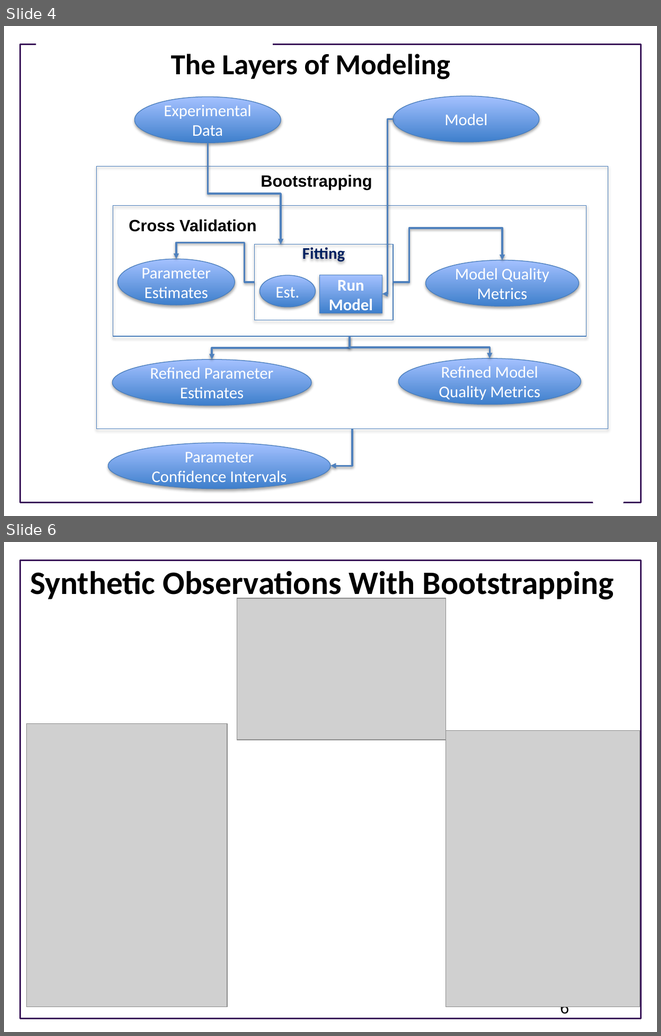
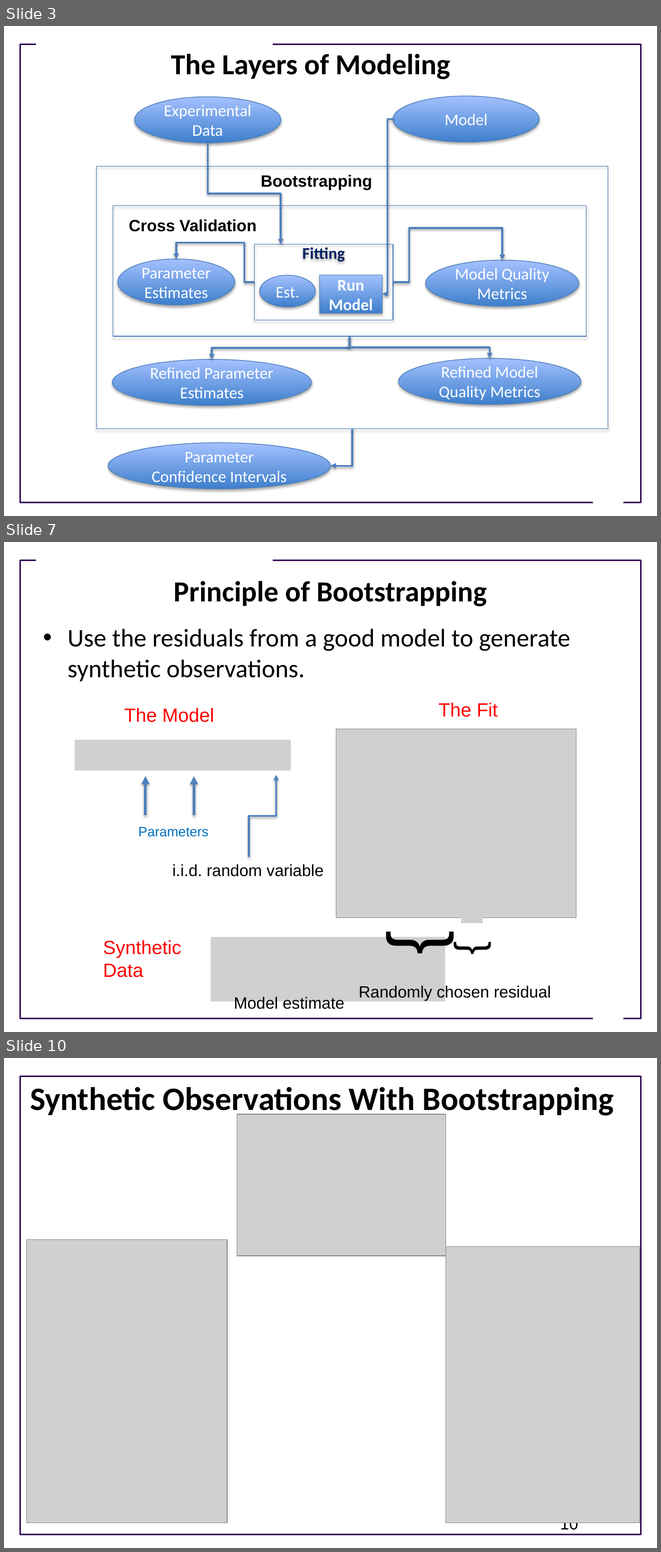
Before and after one commit to ModelEngineering/advancing-biomedical-models, a slide deck: lectures/lecture_11/Lecture_11_Parameter_Confidence_Intervals_With_Bootstrapping.pptx. Shown one above the other, each under a label of ours: slides 4 and 6 before the commit, slides 3, 7 and 10 after it; the slides between them are not shown. The pictures are 661x1036 and 661x1552 pixels, drawn with LibreOffice and Linux fonts; fonts in the diff are those of the drawing; grey boxes stand for pictures; background and template pictures are left out. Boxes give left, top, right and bottom in pixels: in the first picture for what was removed or moved away, otherwise in the second. Text is boxed around its words. In the diff, an @@ line names an element or a change of style, - is before the commit and + after.

```diff
--- a/lectures/lecture_11/Lecture_11_Parameter_Confidence_Intervals_With_Bootstrapping.pptx
+++ b/lectures/lecture_11/Lecture_11_Parameter_Confidence_Intervals_With_Bootstrapping.pptx
@@ slide 7 added at (4, 542, 657, 1032), background #FFFFFF; not listed: 3 template elements that a slide beside it also shows @@
@@ title added at (174, 581, 487, 607), 32 pt, text #000000, bold @@
+Principle of Bootstrapping
@@ text added at (68, 628, 570, 681), 28 pt, text #000000 @@
+• Use the residuals from a good model to generate synthetic observations.
@@ text added at (124, 708, 214, 722), 21 pt, text #FF0000 @@
+The Model
@@ text added at (439, 703, 498, 717), 21 pt, text #FF0000 @@
+The Fit
@@ picture added at (336, 729, 576, 917) @@
@@ picture added at (74, 740, 291, 770) @@
@@ arrow added from (146, 815) to (146, 776), #4F81BD 3 pt @@
@@ arrow added from (194, 815) to (194, 776), #4F81BD 3 pt @@
@@ elbow arrow added from (249, 857) to (276, 775), #4F81BD 2 pt @@
@@ picture added at (342, 794, 363, 824) @@
@@ text added at (138, 827, 209, 837), 15 pt, text #0070C0 @@
+Parameters
@@ text added at (173, 864, 324, 876), 18 pt, text #000000 @@
+i.i.d. random variable
@@ picture added at (461, 892, 483, 923) @@
@@ group added at (103, 936, 551, 1011): 5 texts, 1 picture @@
+Synthetic
+Data
+Randomly chosen residual
+{
+Model estimate
+{
@@ what was slide 4 is now slide 3 @@
@@ what was slide 6 is now slide 10 @@
@@ page number at (560, 1522, 578, 1532): text changed @@
-6
+10
```
Also in this commit, not shown: 3 slides changed, 4 other slides added, 1 slide removed.
